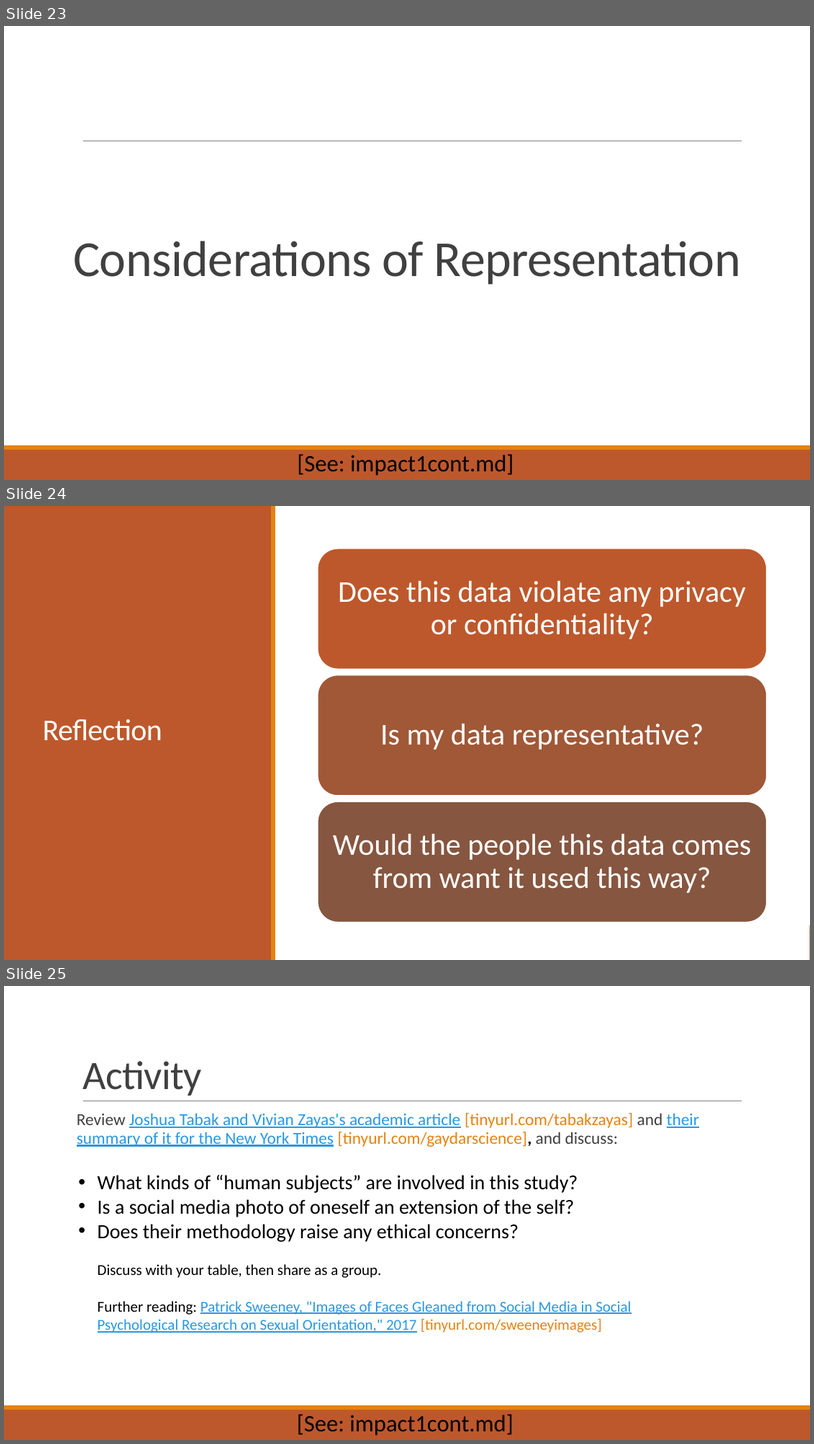
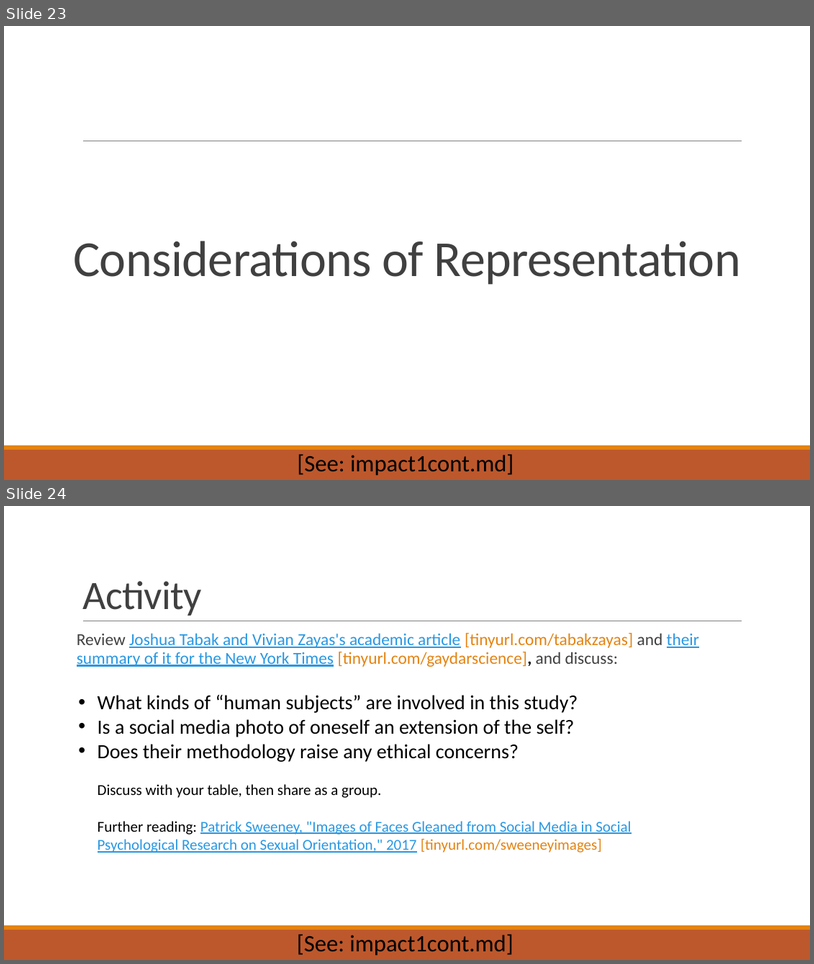
Before and after one commit to dhsouthbend/ethics, a slide deck: slides_ethics.pptx. Shown one above the other, each under a label of ours: slides 23, 24 and 25 before the commit, slides 23 and 24 after it. The pictures are 814x1444 and 814x964 pixels, drawn with LibreOffice and Linux fonts; fonts in the diff are those of the drawing. Boxes give left, top, right and bottom in pixels: in the first picture for what was removed or moved away, otherwise in the second. Text is boxed around its words. In the diff, an @@ line names an element or a change of style, - is before the commit and + after.

```diff
--- a/slides_ethics.pptx
+++ b/slides_ethics.pptx
@@ slide 24 removed at [4,506,810,960], background #FFFFFF; not listed: 2 template elements that a slide beside it also shows @@
@@ rectangle removed at [4,506,810,960] @@
@@ rectangle removed at [4,506,272,960] @@
@@ rectangle removed at [271,506,275,960] @@
@@ title removed at [43,719,162,741] @@
-Reflection
@@ group removed at [318,548,767,921]: 3 rounded rectangles, 3 texts @@
-Does this data violate any privacy or confidentiality?
-Is my data representative?
-Would the people this data comes from want it used this way?
@@ what was slide 25 is now slide 24 @@
```
Also in this commit, not shown: 13 slides changed, 2 slides added, 4 other slides removed, 1 other file.
